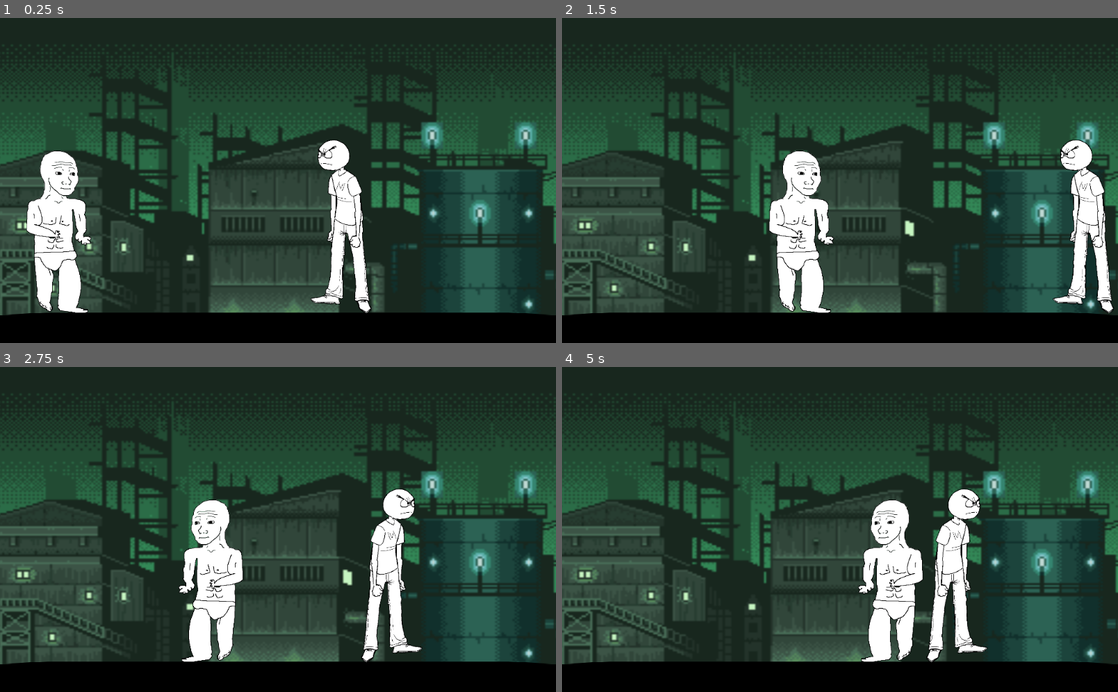
Above: before the commit, frames 1-4 (two rows, left to right).
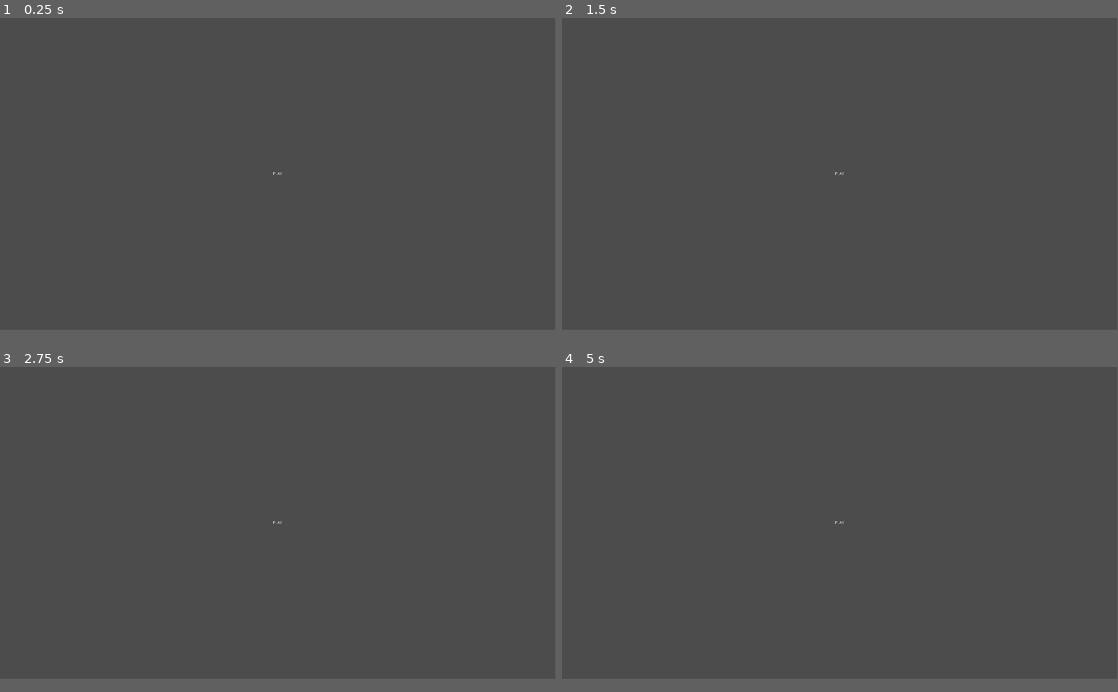
Above: after the commit, the same moments.

Repository: NEET-FEET/That-Fight-When
Game: Godot game, scene res://Menu.tscn
Same seed, same stepped clock (60 frames per second), same inputs: the game is played once before the commit and once after it. Before the commit the project starts from res://FightingRing.tscn. The engine's default icon, where the game draws it, is replaced by a stand-in: a white triangle on a blue panel in a dark square.
Inputs:
- Up to frame 1 (0.25 s): no input
- Up to frame 2 (1.5 s): tap Enter at 0.5 s; hold Right (ui_right) from 0.53 s (still down); tap Space (ui_select) at 0.77 s
- Up to frame 3 (2.75 s): tap Space (ui_select) at 1.52 s; release Right (ui_right) at 2.03 s; hold Left (ui_left) from 2.03 s (still down)
- Up to frame 4 (5 s): release Left (ui_left) at 2.78 s; hold Right (ui_right) 2.78-4.28 s; tap Space (ui_select) at 3.02, 3.77, 4.52 s; hold Left (ui_left) from 4.28 s (still down)
In our replay, the window is 800x468 before the commit and 799x449 after it. These sizes can differ from the game's own. Grey fills any space a smaller window leaves; there, only what the larger window draws over its background counts as a difference.

The runs differ from the first frame. In frame 1, 92% of the frame differs, in the area x 0-100%, y 0-96%; in frame 2, 91%; in frame 3, 90%; in frame 4, 91%.

Commit message:
fullscreen and menu screen

Diff:
--- a/FightingRing.tscn
+++ b/FightingRing.tscn
@@ -52,7 +52,7 @@
 custom_solver_bias = 0.0
 extents = Vector2( 43.1157, 127.557 )
 
-[node name="FightingRing" type="Node" index="0"]
+[node name="FightingRing" type="Node"]
 
 [node name="Sprite" type="Sprite" parent="." index="0"]
 
--- a/Menu.tscn
+++ b/Menu.tscn
@@ -1,3 +1,60 @@
 [gd_scene format=2]
 
 [node name="Menu" type="Node" index="0"]
+
+[node name="MarginContainer" type="MarginContainer" parent="." index="0"]
+
+anchor_left = 0.0
+anchor_top = 0.0
+anchor_right = 0.0
+anchor_bottom = 0.0
+margin_right = 1920.0
+margin_bottom = 1080.0
+rect_pivot_offset = Vector2( 0, 0 )
+rect_clip_content = false
+mouse_filter = 0
+mouse_default_cursor_shape = 0
+size_flags_horizontal = 1
+size_flags_vertical = 1
+_sections_unfolded = [ "Anchor", "Margin" ]
+
+[node name="CenterContainer" type="CenterContainer" parent="MarginContainer" index="0"]
+
+anchor_left = 0.0
+anchor_top = 0.0
+anchor_right = 0.0
+anchor_bottom = 0.0
+margin_left = 8.0
+margin_right = 1920.0
+margin_bottom = 1080.0
+rect_pivot_offset = Vector2( 0, 0 )
+rect_clip_content = false
+mouse_filter = 0
+mouse_default_cursor_shape = 0
+size_flags_horizontal = 1
+size_flags_vertical = 1
+use_top_left = false
+_sections_unfolded = [ "Focus", "Grow Direction", "Hint", "Margin", "Material", "Mouse", "Rect", "Size Flags", "Theme", "Visibility" ]
+
+[node name="Label" type="Label" parent="MarginContainer/CenterContainer" index="0"]
+
+anchor_left = 0.0
+anchor_top = 0.0
+anchor_right = 0.0
+anchor_bottom = 0.0
+margin_left = 940.0
+margin_top = 533.0
+margin_right = 971.0
+margin_bottom = 547.0
+rect_pivot_offset = Vector2( 0, 0 )
+rect_clip_content = false
+mouse_filter = 2
+mouse_default_cursor_shape = 0
+size_flags_horizontal = 1
+size_flags_vertical = 4
+text = "Play"
+uppercase = true
+percent_visible = 1.0
+lines_skipped = 0
+max_lines_visible = -1
+_sections_unfolded = [ "Anchor", "Focus", "Grow Direction", "Hint", "Margin", "Mouse", "Rect", "Size Flags", "Theme", "custom_colors", "custom_constants", "custom_fonts", "custom_styles" ]
--- a/project.godot
+++ b/project.godot
@@ -11,8 +11,14 @@
 [application]
 
 config/name="That Fight When"
-run/main_scene="res://FightingRing.tscn"
+run/main_scene="res://Menu.tscn"
 config/icon="res://icon.png"
+
+[display]
+
+window/size/width=1920
+window/size/height=1080
+window/size/fullscreen=true
 
 [rendering]
 
Not shown: 6 places in FightingRing.tscn that only renumber resources
Not shown, added: vRageSprite.xcf
